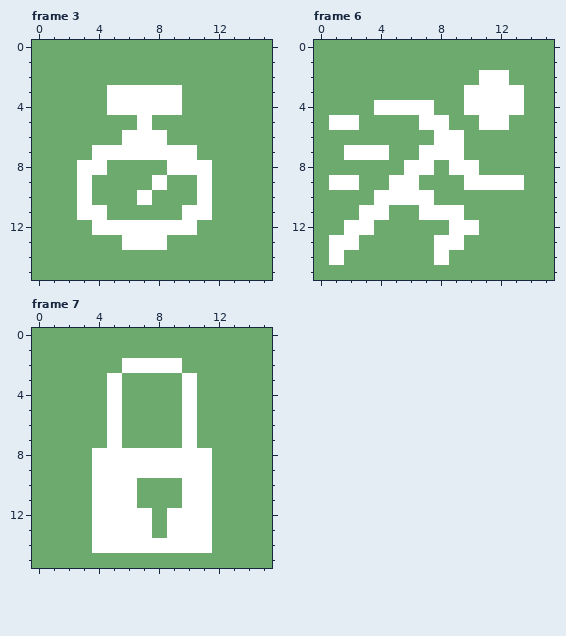
File history of a pixel-art file, Assets/Art/UI/Icons/Buff Icons/Buff_Icons.aseprite. Above, as it was before the edit.
16x16 pixels, 8 frames. Shown: frame 3, frame 6, frame 7. The commit also changed other frames, which this record leaves out.
After:
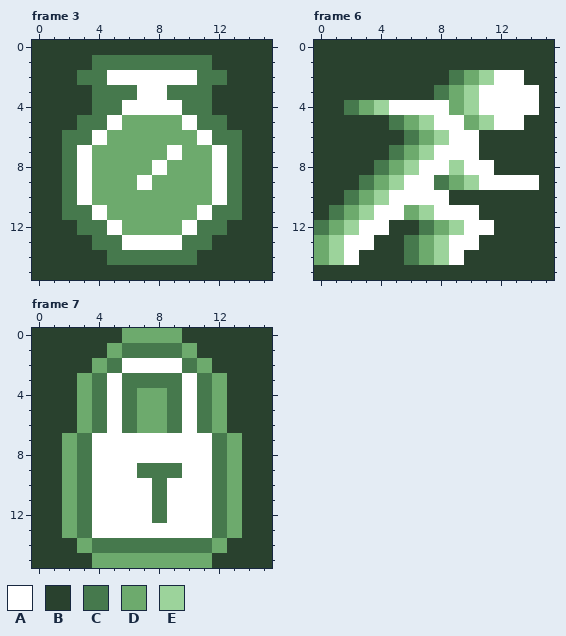
Palette (. is transparent): A #ffffff  B #29412e  C #46794d  D #6daa6d  E #9cd39b
What changed:
--- frame 3
@@ x 0..15 @@
- 0 DDDDDDDDDDDDDDDD
- 1 DDDDDDDDDDDDDDDD
- 2 DDDDDDDDDDDDDDDD
- 3 DDDDDAAAAADDDDDD
- 4 DDDDDAAAAADDDDDD
- 5 DDDDDDDADDDDDDDD
- 6 DDDDDDAAADDDDDDD
- 7 DDDDAAAAAAADDDDD
- 8 DDDAADDDDAAADDDD
- 9 DDDADDDDADDADDDD
-10 DDDADDDADDDADDDD
-11 DDDAADDDDDAADDDD
-12 DDDDAAAAAAADDDDD
-13 DDDDDDAAADDDDDDD
-14 DDDDDDDDDDDDDDDD
-15 DDDDDDDDDDDDDDDD
+ 0 BBBBBBBBBBBBBBBB
+ 1 BBBBCCCCCCCCBBBB
+ 2 BBBCCAAAAAACCBBB
+ 3 BBBBCCCAACCCBBBB
+ 4 BBBBCCAAAACCBBBB
+ 5 BBBCCADDDDACCBBB
+ 6 BBCCADDDDDDACCBB
+ 7 BBCADDDDDADDACBB
+ 8 BBCADDDDADDDACBB
+ 9 BBCADDDADDDDACBB
+10 BBCADDDDDDDDACBB
+11 BBCCADDDDDDACCBB
+12 BBBCCADDDDACCBBB
+13 BBBBCCAAAACCBBBB
+14 BBBBBCCCCCCBBBBB
+15 BBBBBBBBBBBBBBBB
--- frame 6
@@ x 0..15 @@
- 0 DDDDDDDDDDDDDDDD
- 1 DDDDDDDDDDDDDDDD
- 2 DDDDDDDDDDDAADDD
- 3 DDDDDDDDDDAAAADD
- 4 DDDDAAAADDAAAADD
- 5 DAADDDDAADDAADDD
- 6 DDDDDDDDAADDDDDD
- 7 DDAAADDAAADDDDDD
- 8 DDDDDDAADAADDDDD
- 9 DAADDAADDDAAAADD
-10 DDDDAAAADDDDDDDD
-11 DDDAADDAAADDDDDD
-12 DDAADDDDDAADDDDD
-13 DAADDDDDAADDDDDD
-14 DADDDDDDADDDDDDD
-15 DDDDDDDDDDDDDDDD
+ 0 BBBBBBBBBBBBBBBB
+ 1 BBBBBBBBBBBBBBBB
+ 2 BBBBBBBBBCDEAABB
+ 3 BBBBBBBBCDEAAAAB
+ 4 BBCDEAAAADEAAAAB
+ 5 BBBBBCDEAADEAABB
+ 6 BBBBBBCDEAABBBBB
+ 7 BBBBBCDEAAABBBBB
+ 8 BBBBCDEAAEAABBBB
+ 9 BBBCDEAACDEAAAAB
+10 BBCDEAAAABBBBBBB
+11 BCDEAADEAAABBBBB
+12 CDEAABBCDEAABBBB
+13 DEAABBCDEAABBBBB
+14 DEABBBCDEABBBBBB
+15 BBBBBBBBBBBBBBBB
--- frame 7
@@ x 0..15 @@
- 0 DDDDDDDDDDDDDDDD
- 1 DDDDDDDDDDDDDDDD
- 2 DDDDDDAAAADDDDDD
- 3 DDDDDADDDDADDDDD
- 4 DDDDDADDDDADDDDD
- 5 DDDDDADDDDADDDDD
- 6 DDDDDADDDDADDDDD
- 7 DDDDDADDDDADDDDD
- 8 DDDDAAAAAAAADDDD
- 9 DDDDAAAAAAAADDDD
-10 DDDDAAADDDAADDDD
-11 DDDDAAADDDAADDDD
-12 DDDDAAAADAAADDDD
-13 DDDDAAAADAAADDDD
-14 DDDDAAAAAAAADDDD
-15 DDDDDDDDDDDDDDDD
+ 0 BBBBBBDDDDBBBBBB
+ 1 BBBBBDCCCCDBBBBB
+ 2 BBBBDCAAAACDBBBB
+ 3 BBBDCACCCCACDBBB
+ 4 BBBDCACDDCACDBBB
+ 5 BBBDCACDDCACDBBB
+ 6 BBBDCACDDCACDBBB
+ 7 BBDCAAAAAAAACDBB
+ 8 BBDCAAAAAAAACDBB
+ 9 BBDCAAACCCAACDBB
+10 BBDCAAAACAAACDBB
+11 BBDCAAAACAAACDBB
+12 BBDCAAAACAAACDBB
+13 BBDCAAAAAAAACDBB
+14 BBBDCCCCCCCCDBBB
+15 BBBBDDDDDDDDBBBB
Changed places in both pictures, as pixel boxes (x1, y1, x2, y2):
changed: (32, 40, 272, 280)
changed: (314, 40, 554, 280)
changed: (32, 328, 272, 568)
